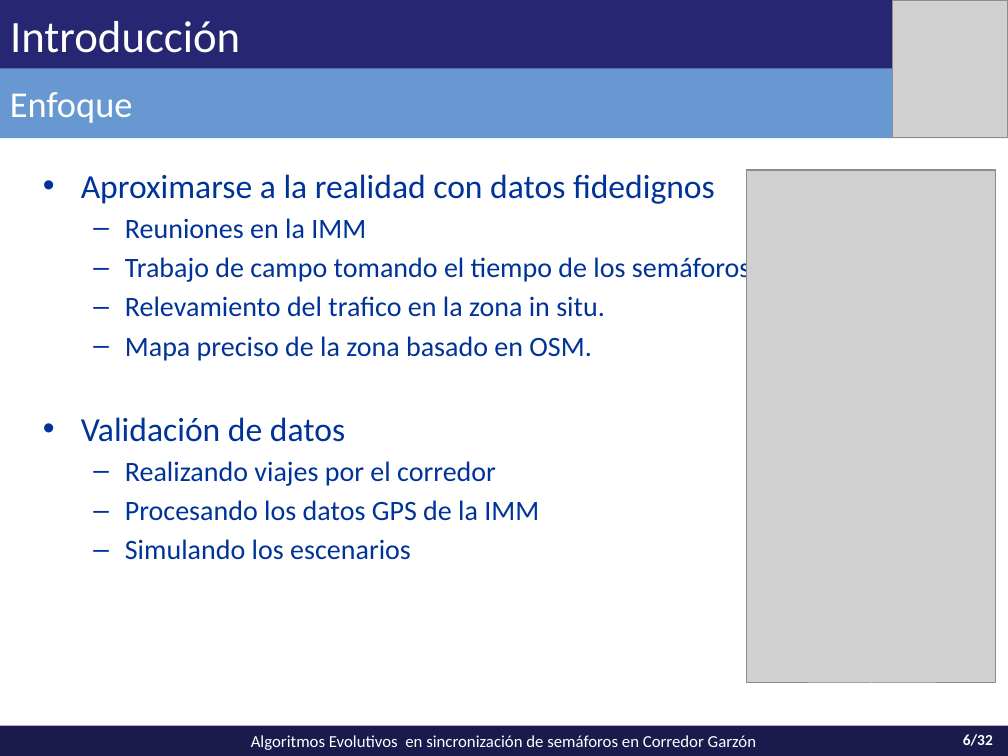
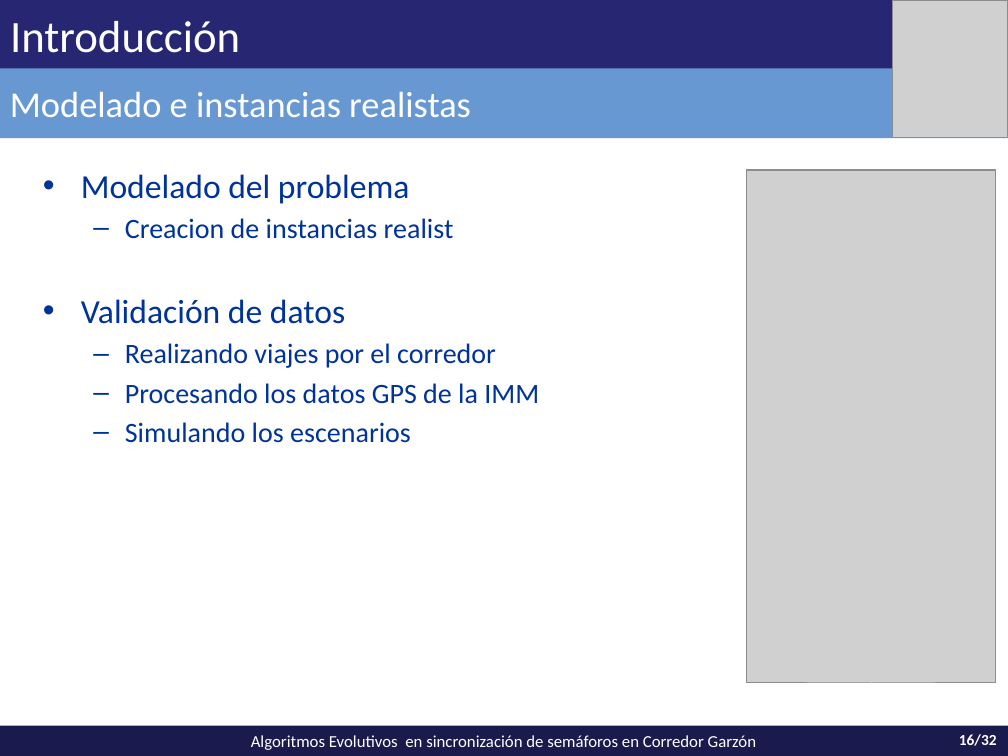
Before and after one commit to vitogit/proyecto-grado-garzon-2014, a slide deck: slide 16 of presentacion/Presentacion Garzon.pptx (slide 6 before the commit). Drawn at 1008x756 pixels with LibreOffice and Linux fonts; fonts in the diff are those of the drawing; grey boxes stand for pictures. Boxes give left, top, right and bottom in pixels: in the first picture for what was removed or moved away, otherwise in the second. Text is boxed around its words. In the diff, an @@ line names an element or a change of style, - is before the commit and + after.

```diff
--- a/presentacion/Presentacion Garzon.pptx
+++ b/presentacion/Presentacion Garzon.pptx
@@ text in rectangle at box(10, 92, 471, 117): text changed @@
-Enfoque
+Modelado e instancias realistas
@@ text at box(81, 174, 454, 239): text changed @@
-• Aproximarse a la realidad con datos fidedignos
-  – Reuniones en la IMM
-  – Trabajo de campo tomando el tiempo de los semáforos.
-  – Relevamiento del trafico en la zona in situ.
-  – Mapa preciso de la zona basado en OSM.
+• Modelado del problema
+  – Creacion de instancias realist
@@ page number at box(959, 734, 997, 746): text changed @@
-6/32
+16/32
```
Also in this commit, not shown: 13 other slides changed, 8 slides added, 4 slides removed, 1 other file.
